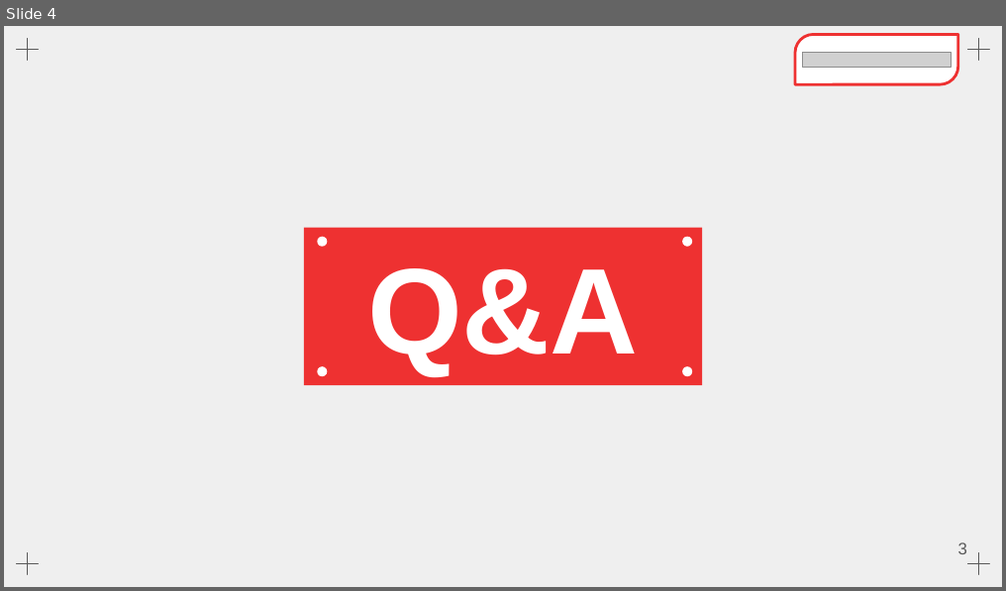
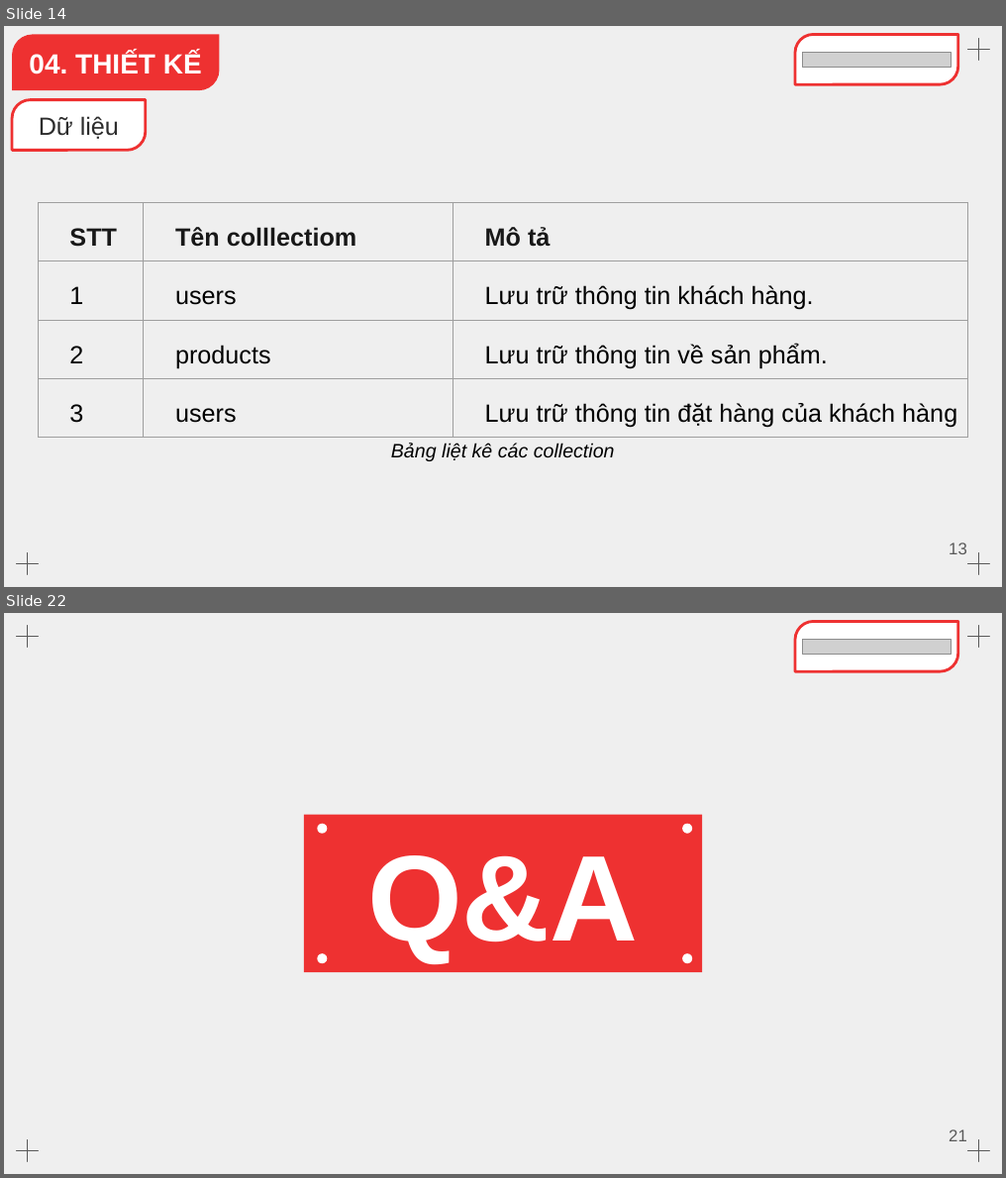
Before and after one commit to Dat22540003/e-commerce, a slide deck: report/report_group_3.pptx. Shown one above the other, each under a label of ours: slide 4 before the commit, slides 14 and 22 after it; the slides between them are not shown. The pictures are 1006x591 and 1006x1178 pixels, drawn with LibreOffice and Linux fonts; fonts in the diff are those of the drawing; grey boxes stand for pictures. Boxes give left, top, right and bottom in pixels: in the first picture for what was removed or moved away, otherwise in the second. Text is boxed around its words. In the diff, an @@ line names an element or a change of style, - is before the commit and + after.

```diff
--- a/report/report_group_3.pptx
+++ b/report/report_group_3.pptx
@@ slide 14 added at [4,26,1002,587], background #EFEFEF; not listed: 4 template elements that a slide beside it also shows @@
@@ round diag rect added at [12,34,220,90], fill #EE3131, 20 pt, text #FFFFFF, bold @@
+    04. THIẾT KẾ
@@ round diag rect added at [795,34,959,83], fill #FFFFFF, outline #EE3131 2 pt @@
@@ picture added at [802,52,951,67] @@
@@ round diag rect added at [12,100,146,150], fill #FFFFFF, outline #EE3131 2 pt, 18 pt, text #2C2C2C @@
+    Dữ liệu
@@ table added at [38,202,968,432], 4 rows, 3 columns @@
+STT | Tên colllectiom | Mô tả
+1 | users | Lưu trữ thông tin khách hàng.
+2 | products | Lưu trữ thông tin về sản phẩm.
+3 | users | Lưu trữ thông tin đặt hàng của khách hàng
@@ text added at [391,443,615,462], 14 pt, text #000000, italic @@
+Bảng liệt kê các collection
@@ page number added at [948,543,967,555], 12 pt, text #595959 @@
+13
@@ what was slide 4 is now slide 22 @@
@@ page number at [948,1130,967,1142]: text changed @@
-3
+21
```
Also in this commit, not shown: 1 slide changed, 19 other slides added, 2 slides removed, 7 other files.
